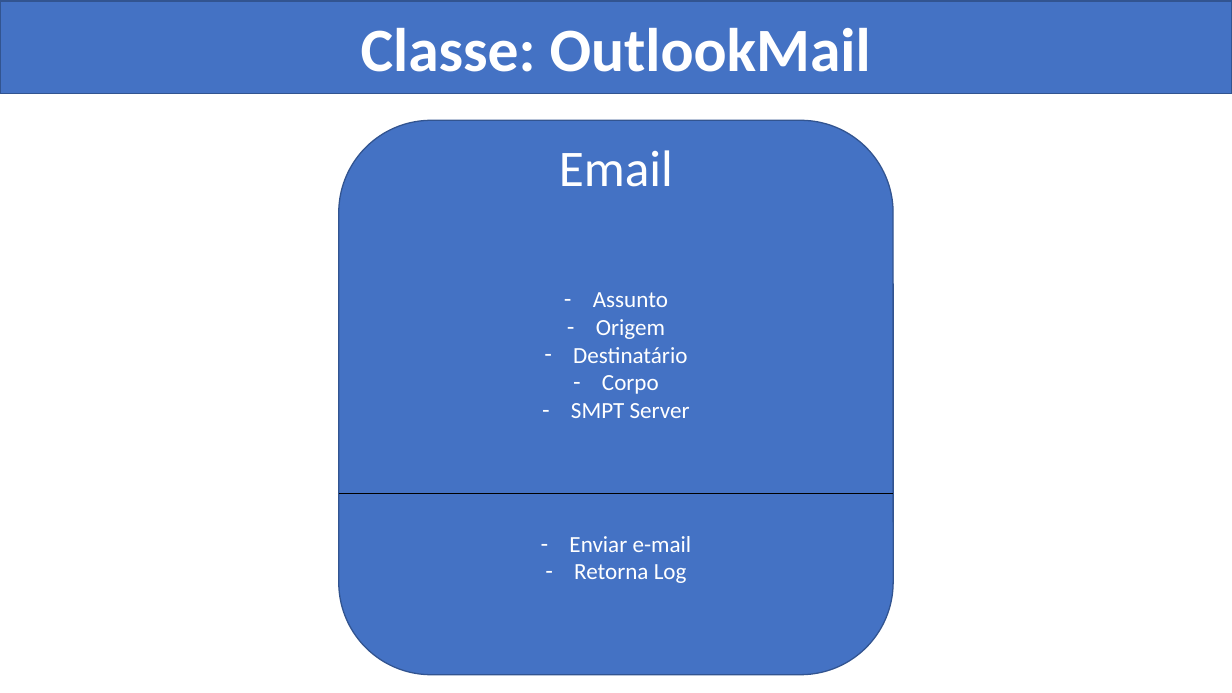
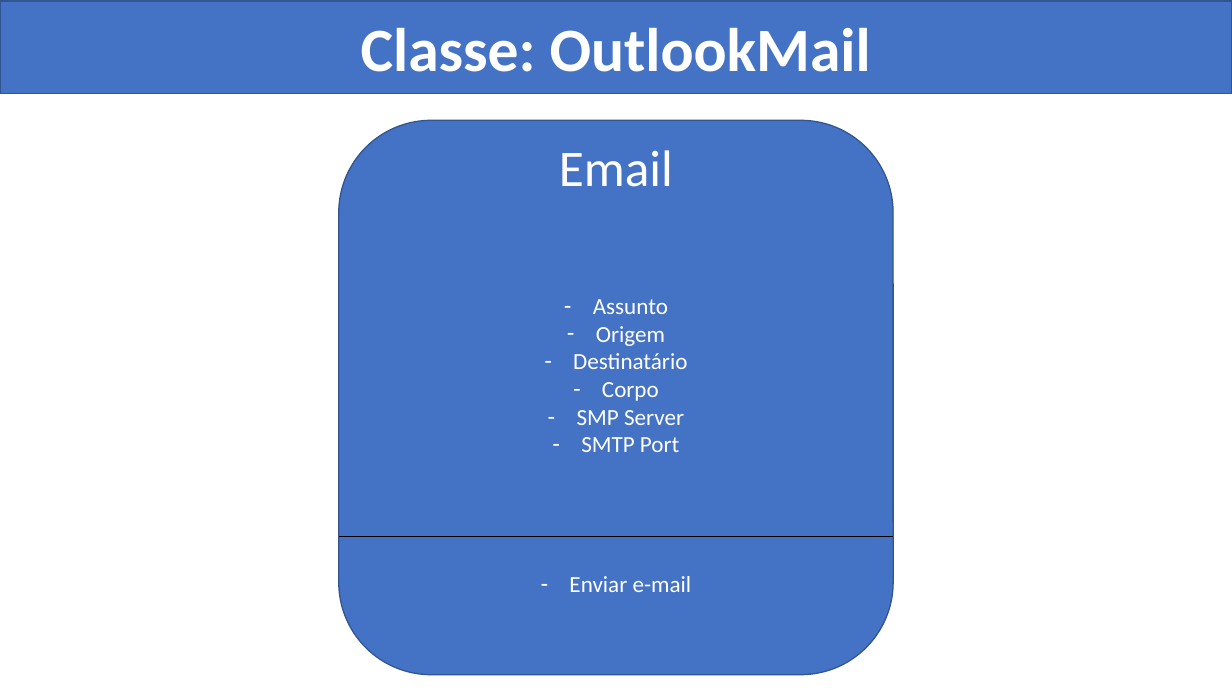
Before and after one commit to brjoaogabriel/disparador_email, a slide deck: slide 9 of project/Disparador de e-mails.pptx. Drawn at 1232x693 pixels with LibreOffice and Linux fonts; fonts in the diff are those of the drawing. Boxes give left, top, right and bottom in pixels: in the first picture for what was removed or moved away, otherwise in the second. Text is boxed around its words. In the diff, an @@ line names an element or a change of style, - is before the commit and + after.

Commit message:
Classe: OutlookMail - concluída

```diff
--- a/project/Disparador de e-mails.pptx
+++ b/project/Disparador de e-mails.pptx
@@ text "Assunto": place and size @@
-text "Assunto" at <box>571,292,690,418</box>
+text "Assunto" at <box>573,299,687,452</box>
@@ text at <box>577,410,684,452</box>: text changed @@
-– SMPT Server
+– SMP Server
+– SMTP Port
@@ line moved from (339, 494) - (894, 494) to (339, 536) - (894, 536) @@
@@ text "Enviar e-mail": place and size @@
-text "Enviar e-mail" at <box>569,536,692,583</box>
+text "Enviar e-mail" at <box>569,576,692,592</box>
@@ text at <box>574,564,687,583</box>: paragraph removed @@
-– Retorna Log
```
Also in this commit, not shown: 3 other files.
